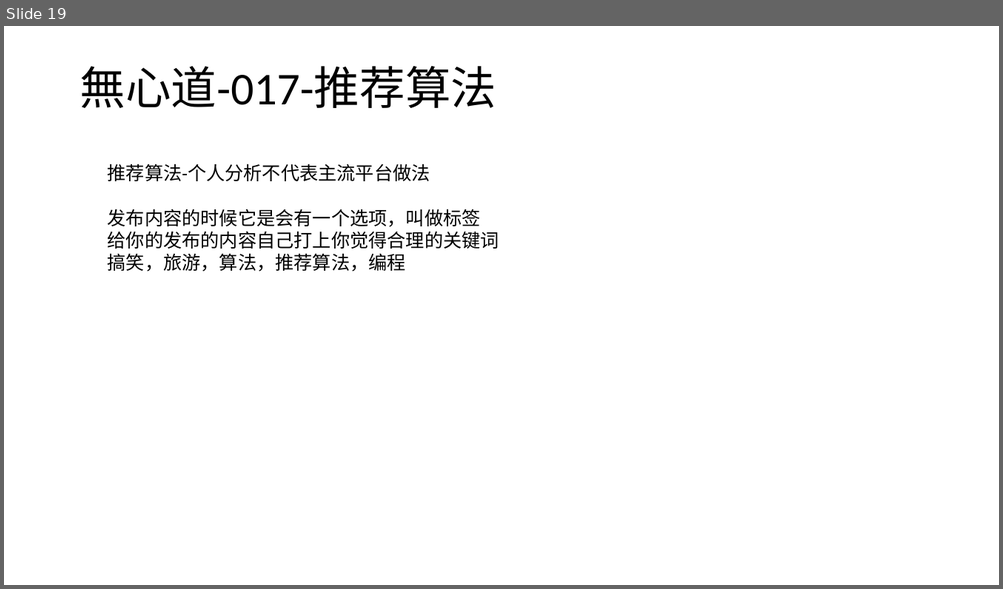
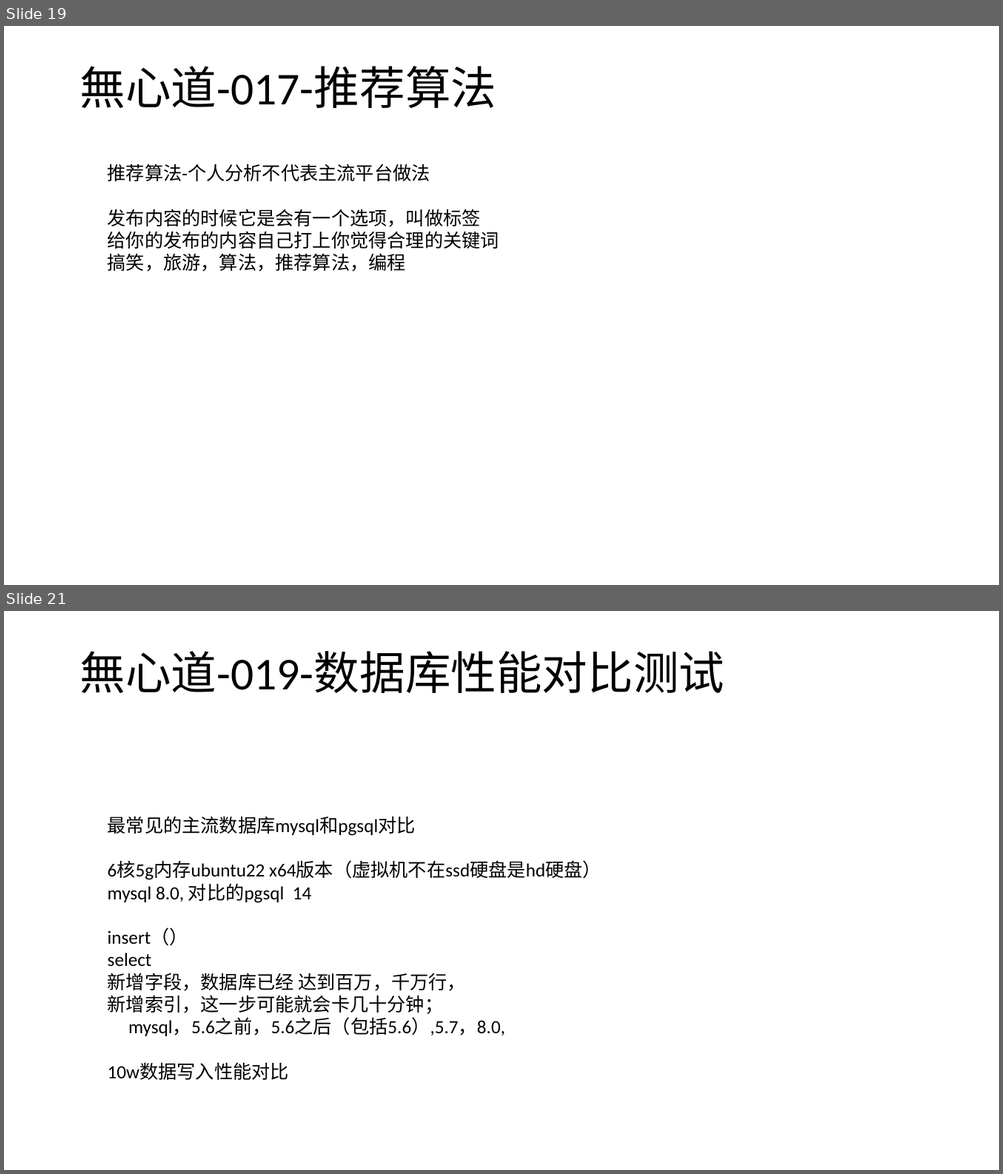
Before and after one commit to wxd-gaming/wxdgaming.spring.boot, a slide deck: 無心道快速开发演示文稿.pptx. Shown one above the other, each under a label of ours: slide 19 before the commit, slides 19 and 21 after it; the slides between them are not shown. The pictures are 1003x589 and 1003x1174 pixels, drawn with LibreOffice and Linux fonts; fonts in the diff are those of the drawing. Boxes give left, top, right and bottom in pixels: in the first picture for what was removed or moved away, otherwise in the second. Text is boxed around its words. In the diff, an @@ line names an element or a change of style, - is before the commit and + after.

Commit message:
【修改】数据库性能对比演示

```diff
--- a/無心道快速开发演示文稿.pptx
+++ b/無心道快速开发演示文稿.pptx
@@ slide 21 added at (x1=4, y1=611, x2=999, y2=1170), background #FFFFFF @@
@@ title added at (x1=79, y1=651, x2=724, y2=693), 44 pt, text #000000 @@
+無心道-019-数据库性能对比测试
@@ text added at (x1=108, y1=816, x2=601, y2=1080), 18 pt, text #000000 @@
+最常见的主流数据库mysql和pgsql对比
+6核5g内存ubuntu22 x64版本（虚拟机不在ssd硬盘是hd硬盘）
+mysql 8.0, 对比的pgsql 14
+insert（）
+select
+新增字段，数据库已经 达到百万，千万行，
+新增索引，这一步可能就会卡几十分钟；
+mysql，5.6之前，5.6之后（包括5.6）,5.7，8.0,
+10w数据写入性能对比
```
Also in this commit, not shown: 1 other slide added, 6 other files.
